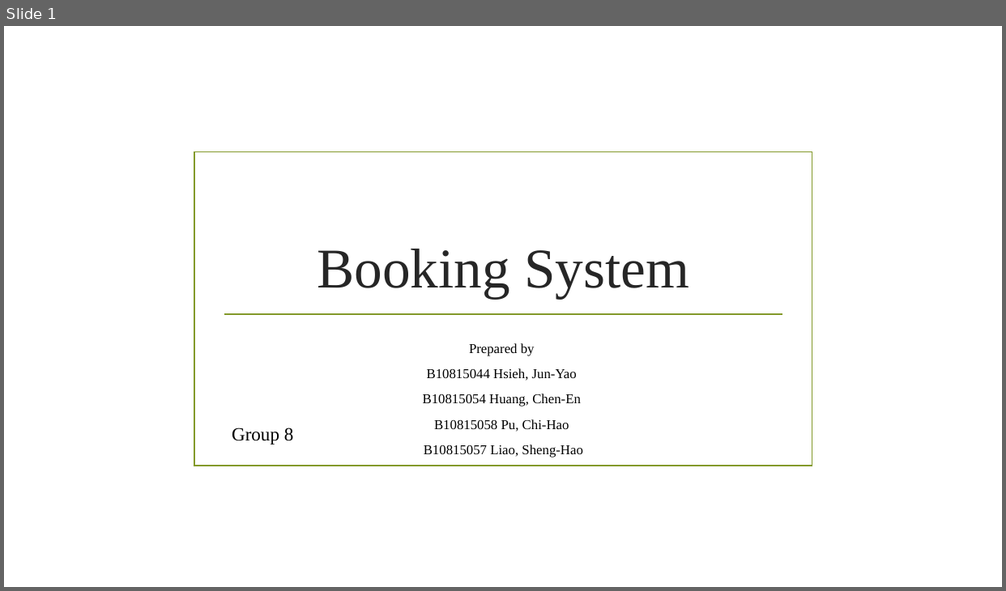
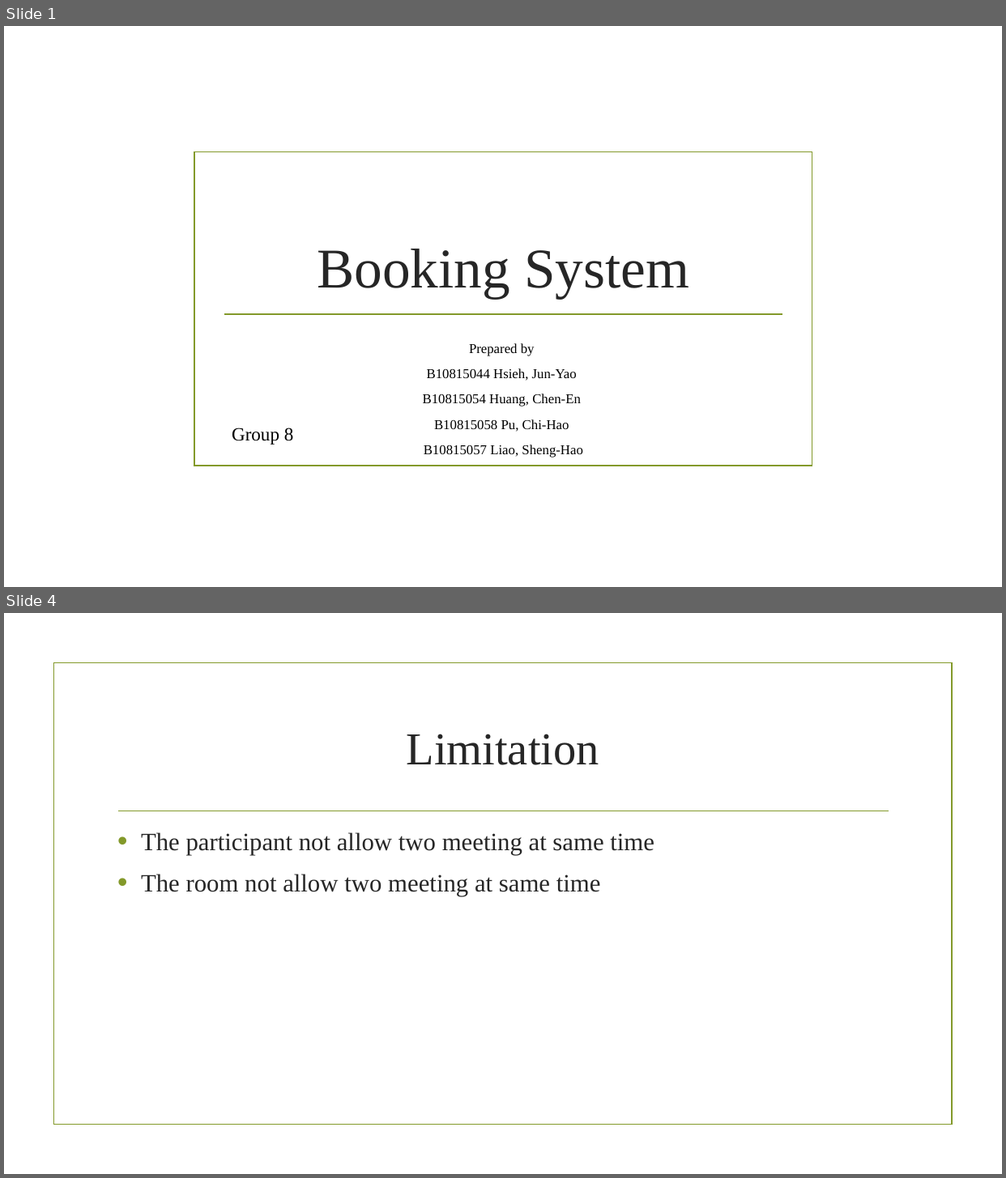
Before and after one commit to BrendonJYHsieh/BookSystem, a slide deck: Final Project/presentation slides.pptx. Shown one above the other, each under a label of ours: slide 1 before the commit, slides 1 and 4 after it; the slides between them are not shown. The pictures are 1006x591 and 1006x1178 pixels, drawn with LibreOffice and Linux fonts; fonts in the diff are those of the drawing; background and template pictures are left out. Boxes give left, top, right and bottom in pixels: in the first picture for what was removed or moved away, otherwise in the second. Text is boxed around its words. In the diff, an @@ line names an element or a change of style, - is before the commit and + after.

```diff
--- a/Final Project/presentation slides.pptx
+++ b/Final Project/presentation slides.pptx
@@ slide 4 added at <box>4,613,1002,1174</box>, background picture (left out) @@
@@ rectangle added at <box>53,663,952,1125</box>, outline #83992A 1.25 pt @@
@@ title added at <box>407,734,599,765</box>, 44 pt, text #262626 @@
+Limitation
@@ line added from (118, 811) to (889, 811), #83992A 1.25 pt @@
@@ text added at <box>141,833,654,897</box>, 24 pt, text #262626 @@
+• The participant not allow two meeting at same time
+• The room not allow two meeting at same time
```
Also in this commit, not shown: 1 slide changed, 4 other slides added, 1 slide removed, 46 other files.
